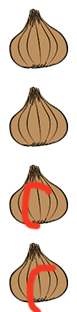
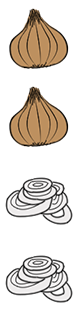
Layers edited between the first and the second w=77, h=312 image:
removed layer "Ebene 1" over <box>20,180,58,312</box>
renamed "Bild Kopie 3" to "Bild geschnitten Kopie", painted on it over <box>5,242,73,303</box>
renamed "Bild Kopie 2" to "Bild geschnitten", painted on it over <box>5,164,73,225</box>
